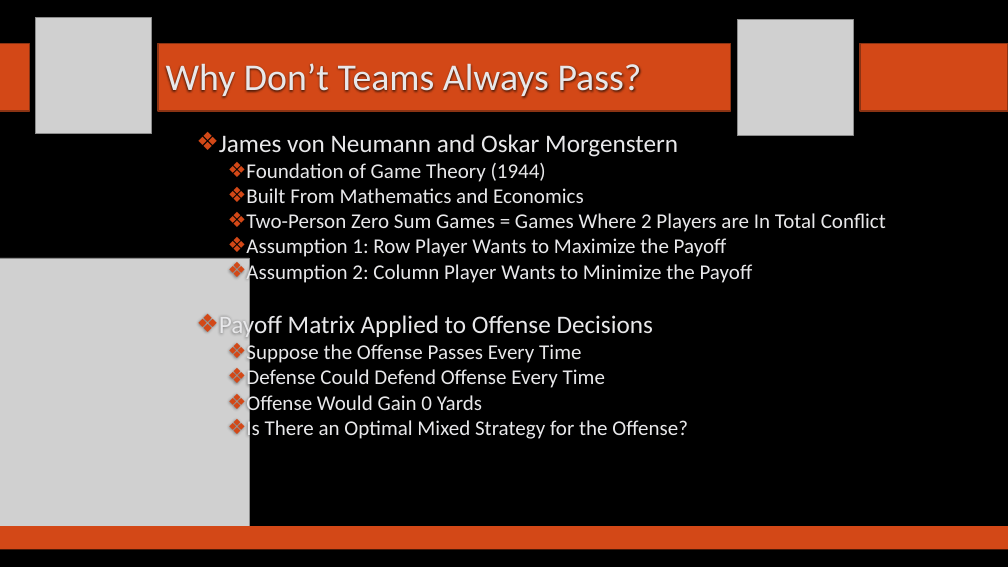
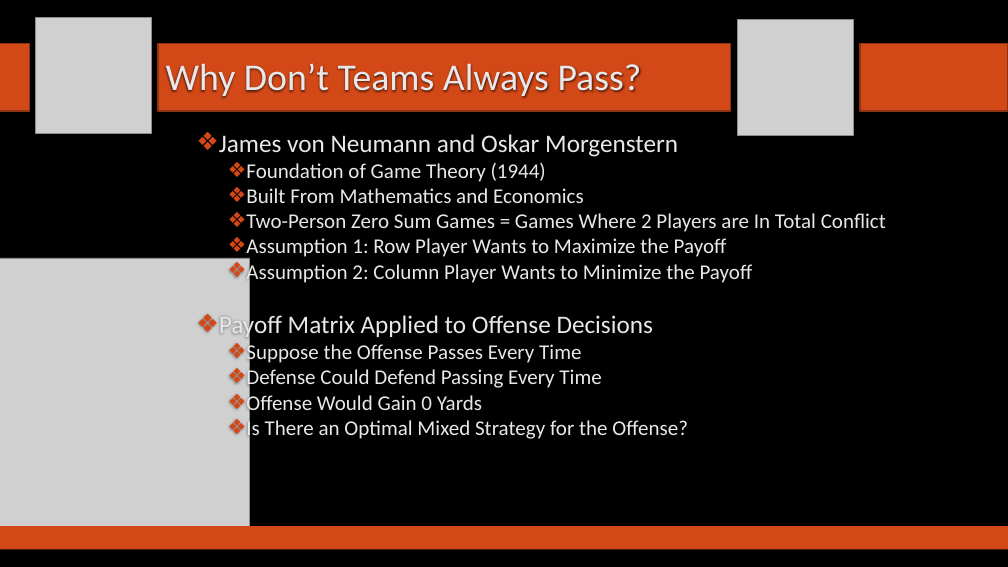
Before and after one commit to SuperMarioGiacomazzo/STOR538_WEBSITE, a slide deck: slide 3 of Slides/Football 6/Footballl_6_Lecture.pptx. Drawn at 1008x567 pixels with LibreOffice and Linux fonts; fonts in the diff are those of the drawing; grey boxes stand for pictures; background and template pictures are left out. Boxes give left, top, right and bottom in pixels: in the first picture for what was removed or moved away, otherwise in the second. Text is boxed around its words. In the diff, an @@ line names an element or a change of style, - is before the commit and + after.

```diff
--- a/Slides/Football 6/Footballl_6_Lecture.pptx
+++ b/Slides/Football 6/Footballl_6_Lecture.pptx
@@ text at [246, 367, 601, 391]: text changed @@
-  ❖ Defense Could Defend Offense Every Time
+  ❖ Defense Could Defend Passing Every Time
```
Also in this commit, not shown: 3 other files.
